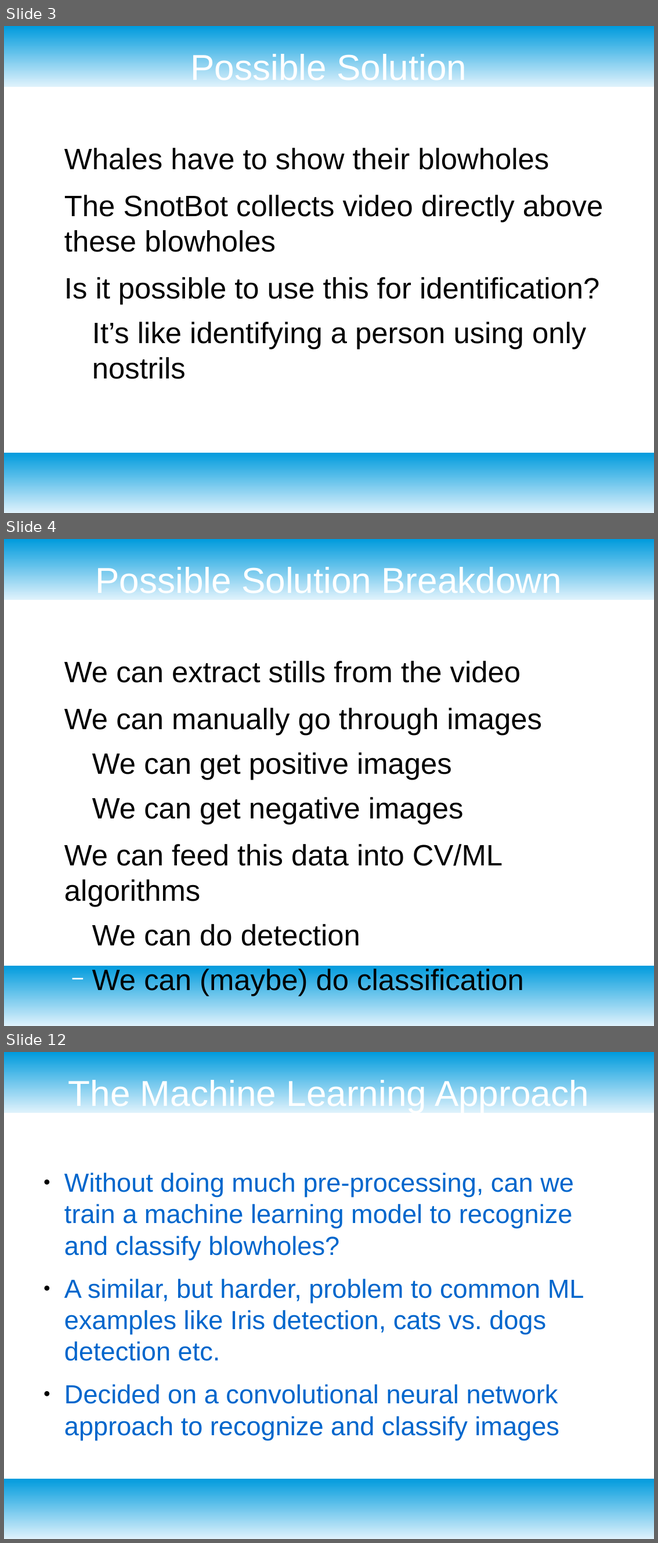
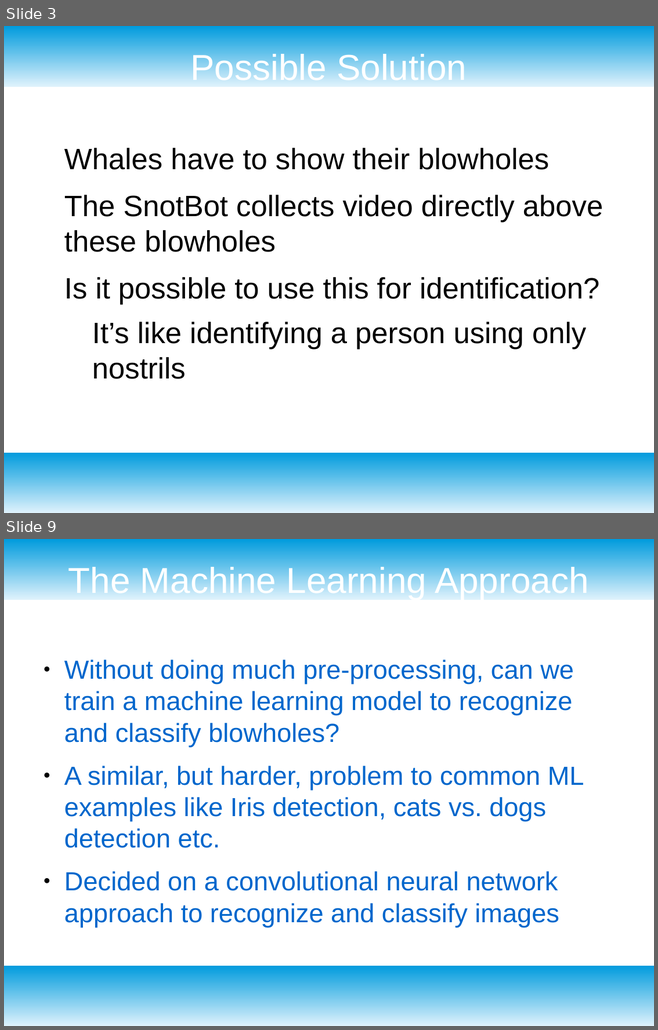
Before and after one commit to hackforthesea/whalematch, a slide deck: presentation.odp. Shown one above the other, each under a label of ours: slides 3, 4 and 12 before the commit, slides 3 and 9 after it; the slides between them are not shown. The pictures are 658x1543 and 658x1030 pixels, drawn with LibreOffice and Linux fonts; fonts in the diff are those of the drawing; background and template pictures are left out. Boxes give left, top, right and bottom in pixels: in the first picture for what was removed or moved away, otherwise in the second. Text is boxed around its words. In the diff, an @@ line names an element or a change of style, - is before the commit and + after.

```diff
--- a/presentation.odp
+++ b/presentation.odp
@@ slide 4 removed at [4, 539, 654, 1026], background picture (left out); not listed: 2 template elements that a slide beside it also shows @@
@@ title removed at [96, 565, 561, 594] @@
-Possible Solution Breakdown
@@ text removed at [64, 661, 542, 996] @@
-● We can extract stills from the video
-● We can manually go through images
-  − We can get positive images
-  − We can get negative images
-● We can feed this data into CV/ML algorithms
-  − We can do detection
-  − We can (maybe) do classification
@@ what was slide 12 is now slide 9 @@
```
Also in this commit, not shown: 7 slides changed, 5 slides added, 5 other slides removed.
